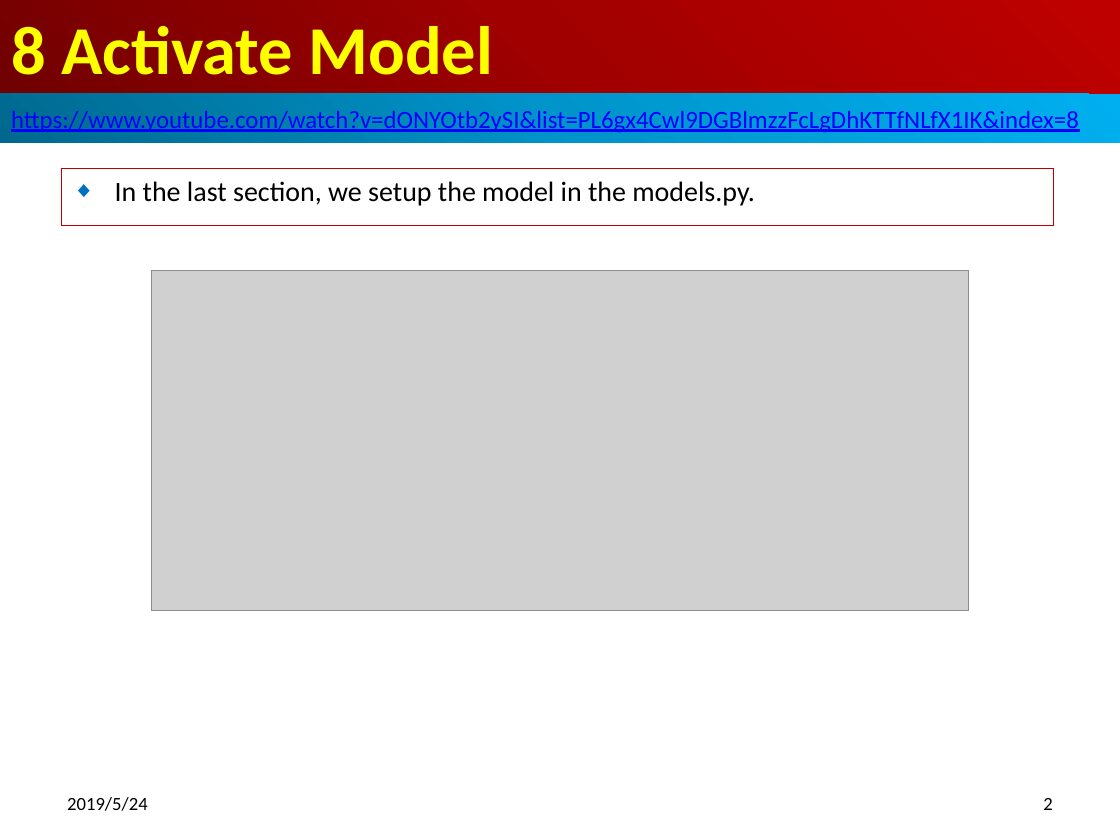
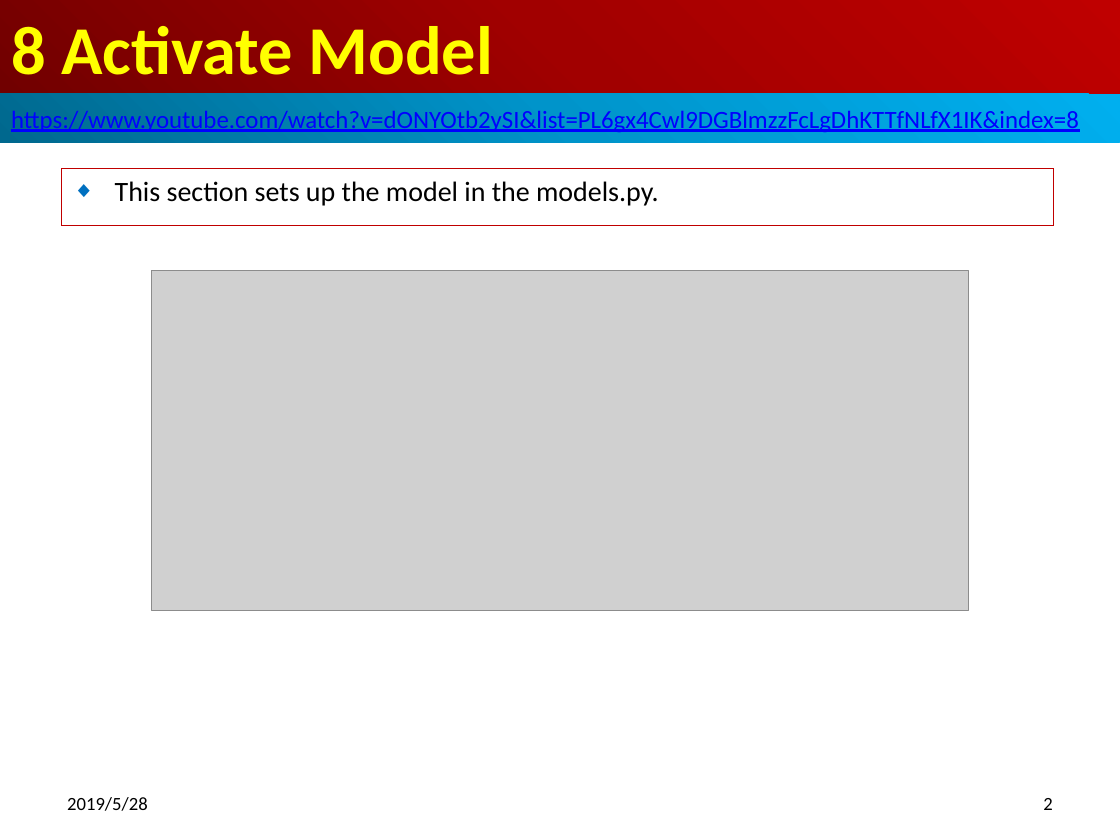
Before and after one commit to peterhchen/500-Django-Basic, a slide deck: slide 2 of 08_ActivateModel/08_ActivateModel.pptx. Drawn at 1120x840 pixels with LibreOffice and Linux fonts; fonts in the diff are those of the drawing; grey boxes stand for pictures. Boxes give left, top, right and bottom in pixels: in the first picture for what was removed or moved away, otherwise in the second. Text is boxed around its words. In the diff, an @@ line names an element or a change of style, - is before the commit and + after.

```diff
--- a/08_ActivateModel/08_ActivateModel.pptx
+++ b/08_ActivateModel/08_ActivateModel.pptx
@@ subtitle at (115,181,659,206): text changed @@
-◆ In the last section, we setup the model in the models.py.
+◆ This section sets up the model in the models.py.
@@ text at (67,797,148,811): text changed @@
-2019/5/24
+2019/5/28
```
Also in this commit, not shown: 10 other slides changed.
